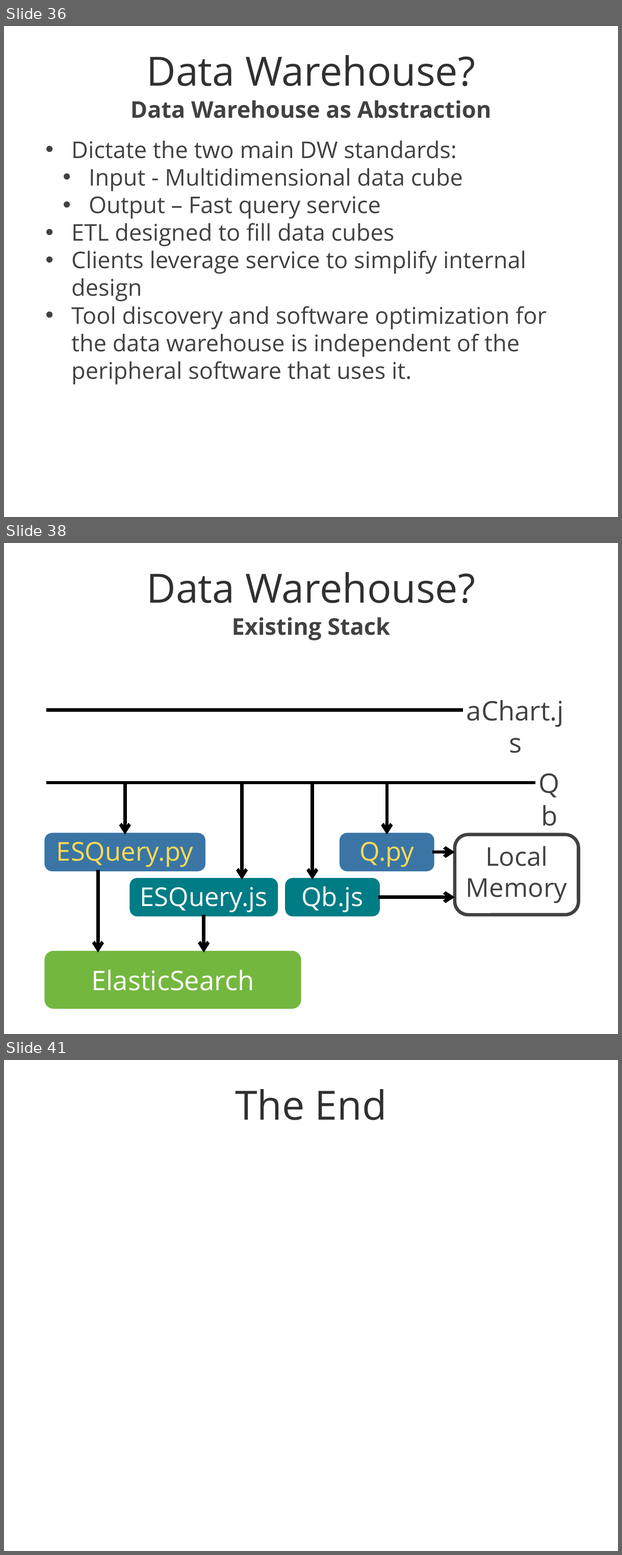
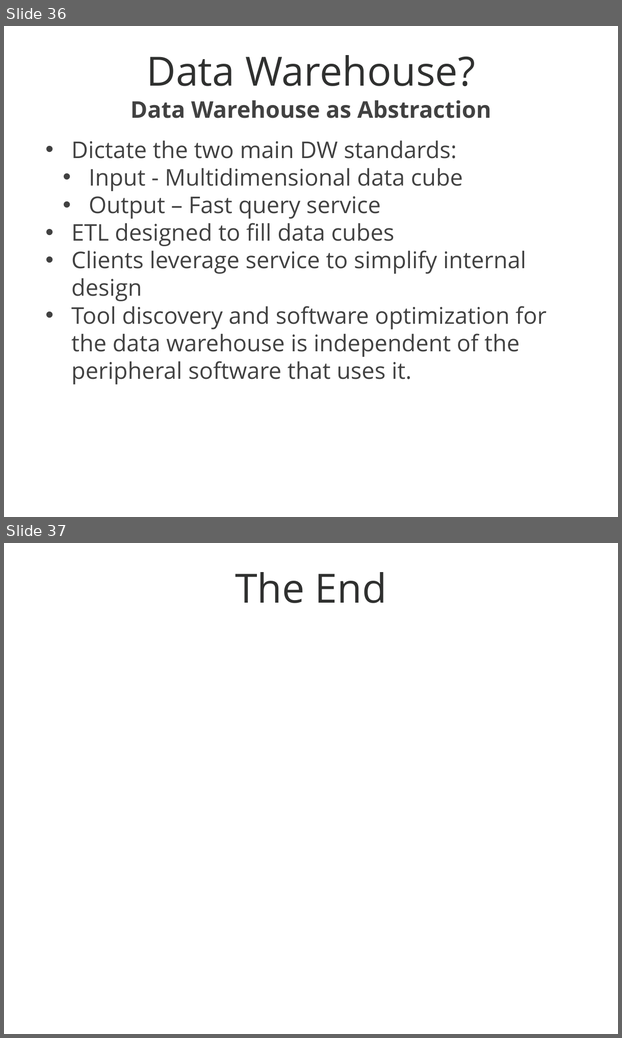
Before and after one commit to mozilla/ActiveData, a slide deck: docs/Data Warehouse.pptx. Shown one above the other, each under a label of ours: slides 36, 38 and 41 before the commit, slides 36 and 37 after it; the slides between them are not shown. The pictures are 622x1555 and 622x1038 pixels, drawn with LibreOffice and Linux fonts; fonts in the diff are those of the drawing; background and template pictures are left out. Boxes give left, top, right and bottom in pixels: in the first picture for what was removed or moved away, otherwise in the second. Text is boxed around its words. In the diff, an @@ line names an element or a change of style, - is before the commit and + after.

```diff
--- a/docs/Data Warehouse.pptx
+++ b/docs/Data Warehouse.pptx
@@ slide 38 removed at bbox=[4, 543, 618, 1034], background picture (left out) @@
@@ title removed at bbox=[146, 572, 475, 603] @@
-Data Warehouse?
@@ text removed at bbox=[232, 617, 390, 640] @@
-Existing Stack
@@ line removed from (46, 710) to (463, 710) @@
@@ text removed at bbox=[467, 700, 564, 727] @@
-aChart.js
@@ line removed from (46, 783) to (535, 783) @@
@@ arrow removed from (125, 783) to (125, 835) @@
@@ arrow removed from (242, 783) to (242, 880) @@
@@ arrow removed from (313, 783) to (313, 880) @@
@@ arrow removed from (387, 783) to (387, 835) @@
@@ rounded rectangle removed at bbox=[46, 835, 203, 870] @@
-ESQuery.py
@@ rounded rectangle removed at bbox=[341, 835, 432, 870] @@
-Q.py
@@ rounded rectangle removed at bbox=[455, 835, 578, 915] @@
-Local Memory
@@ arrow removed from (432, 852) to (455, 852) @@
@@ arrow removed from (98, 870) to (98, 953) @@
@@ rounded rectangle removed at bbox=[132, 880, 276, 915] @@
-ESQuery.js
@@ rounded rectangle removed at bbox=[287, 880, 378, 915] @@
-Qb.js
@@ text removed at bbox=[301, 886, 363, 913] @@
-Qb
@@ arrow removed from (378, 897) to (455, 897) @@
@@ arrow removed from (203, 915) to (203, 953) @@
@@ rounded rectangle removed at bbox=[46, 953, 299, 1007] @@
-ElasticSearch
@@ what was slide 41 is now slide 37 @@
```
Also in this commit, not shown: 1 slide changed, 3 other slides removed, 2 other files.
